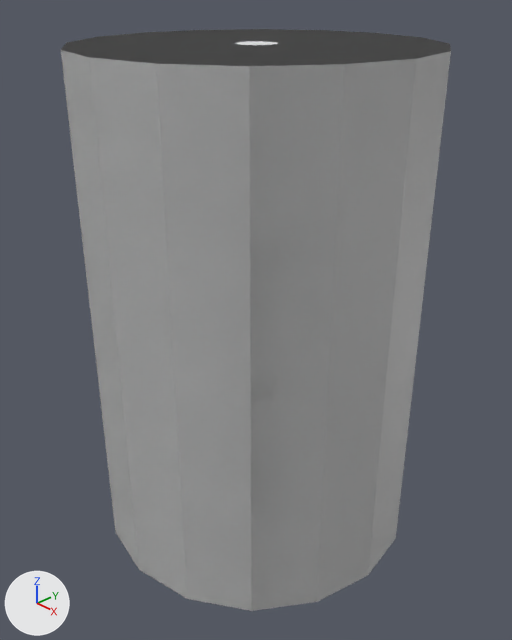
One commit to the Blender file revolver_cylinder.blend: the scene before it, then after it.
The view is the same before and after, from a 50 mm lens placed at (0.1154, -0.1088, 0.0735), pointed at (0.0011, -0.0013, -0.0035). Every picture has the same lights, and +X, +Y and +Z are marked at lower left.

Objects in the first picture: 'Chamber', 'Cylinder'.
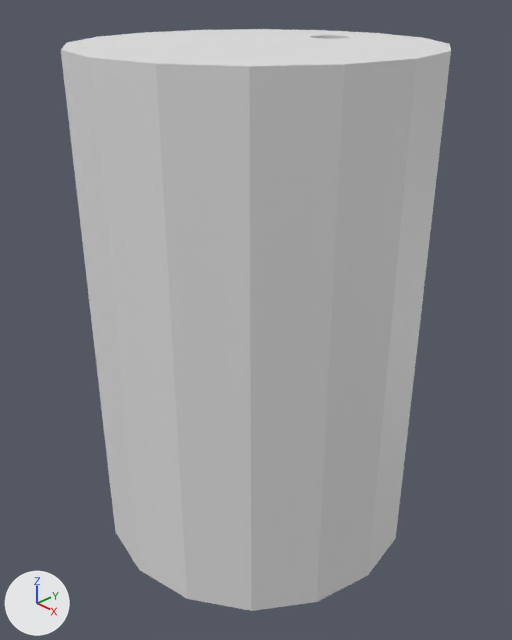
Location of each change, [x1, y1, x2, y2] in pixels of the pictures (512 x 640 px):
'Chamber', hidden: before [236, 41, 278, 45]

What the commit changed:
Object 'Cylinder' (ob_cylinder) loses its BOOLEAN modifier named 'Boolean'.
Modifier setting removed (it was object = ob_chamber).
Object 'Cylinder' (ob_cylinder) loses its MIRROR modifier named 'Mirror'.
Object 'Chamber' (ob_chamber) moves from (0.0, 0.0, 0.0) to (0.0, 0.023, 0.0).
Object 'Chamber' (ob_chamber) is now hidden.
